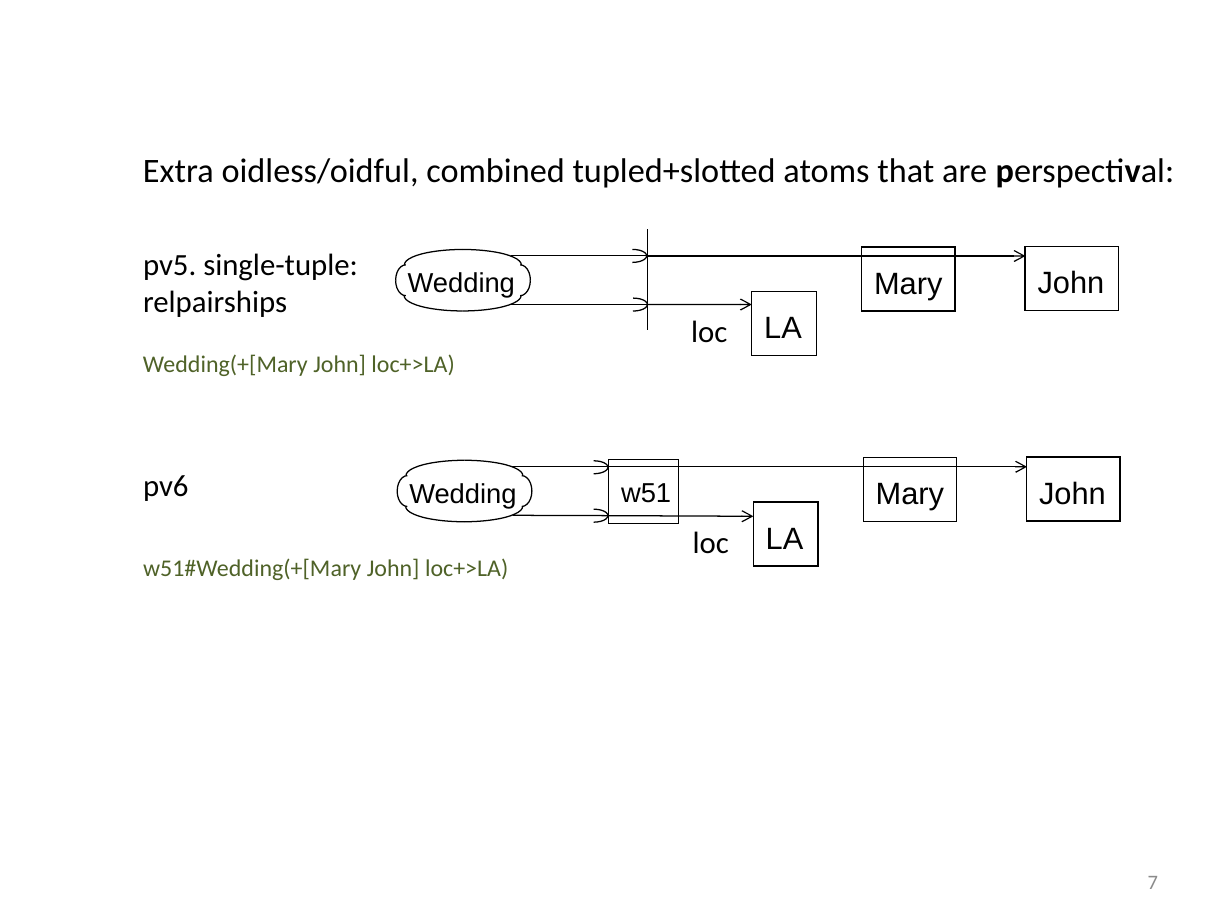
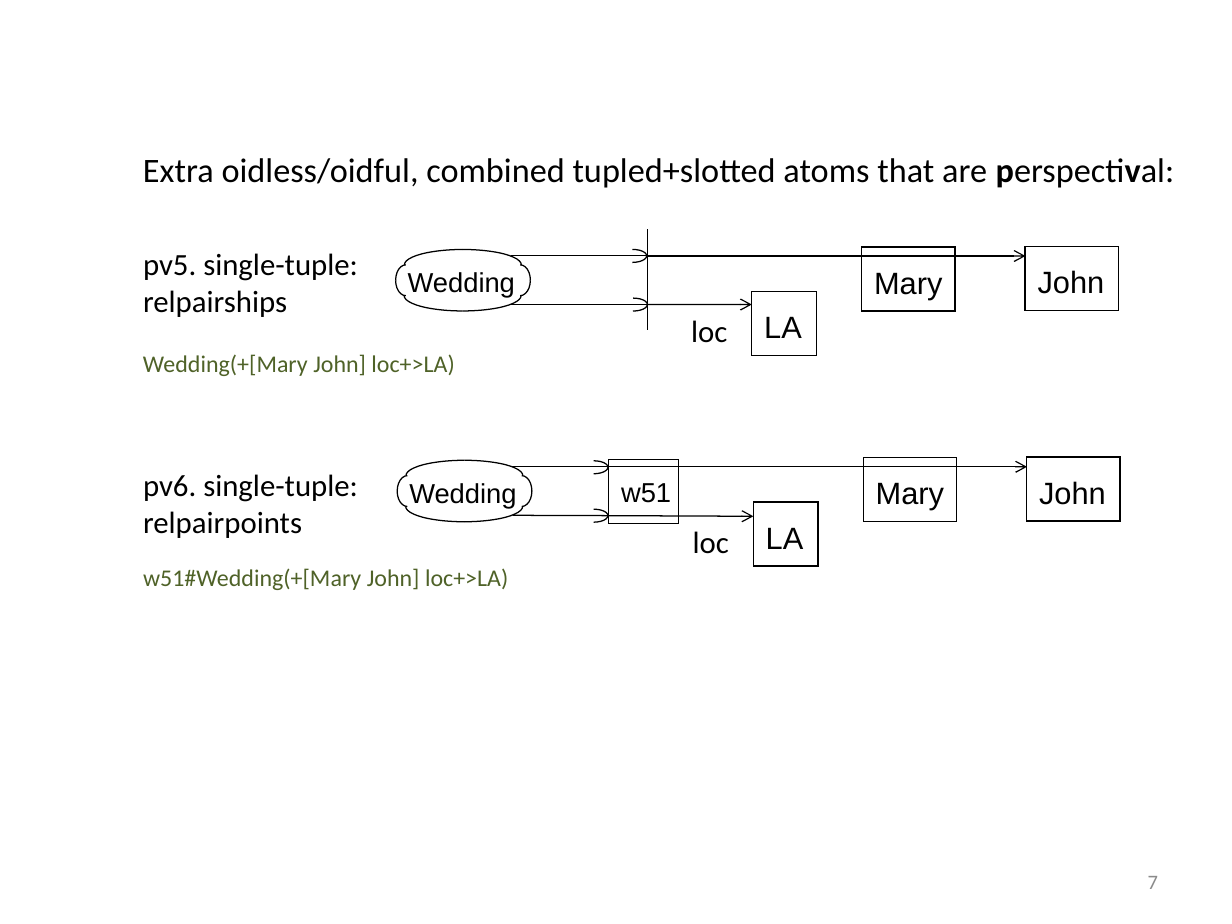
Before and after one commit to RuleML/ruleml-website, a slide deck: slide 7 of talks/PSOAMetamodelGrailogWedding.pptx. Drawn at 1232x924 pixels with LibreOffice and Linux fonts; fonts in the diff are those of the drawing. Boxes give left, top, right and bottom in pixels: in the first picture for what was removed or moved away, otherwise in the second. Text is boxed around its words. In the diff, an @@ line names an element or a change of style, - is before the commit and + after.

```diff
--- a/talks/PSOAMetamodelGrailogWedding.pptx
+++ b/talks/PSOAMetamodelGrailogWedding.pptx
@@ text at (x1=143, y1=474, x2=358, y2=538): text changed @@
-pv6
+pv6. single-tuple:
+relpairpoints
@@ text "w51#Wedding(+[Mary John] loc+>LA)" moved from (x1=143, y1=558, x2=508, y2=580) to (x1=143, y1=568, x2=508, y2=590) @@
```
Also in this commit, not shown: 9 other slides changed, 1 other file.
